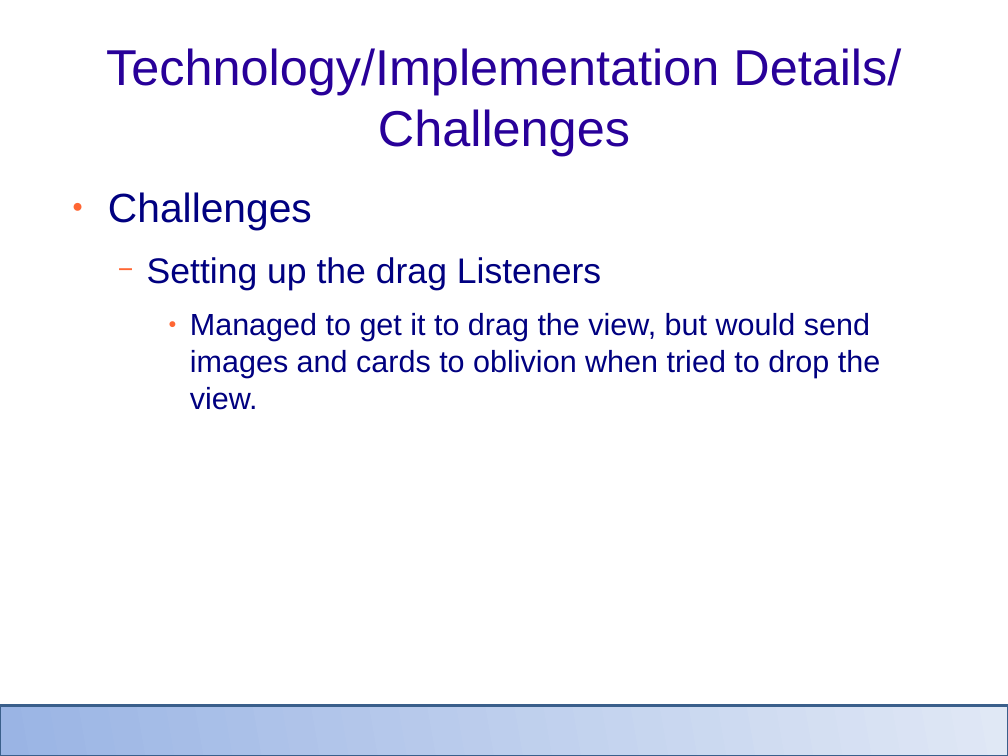
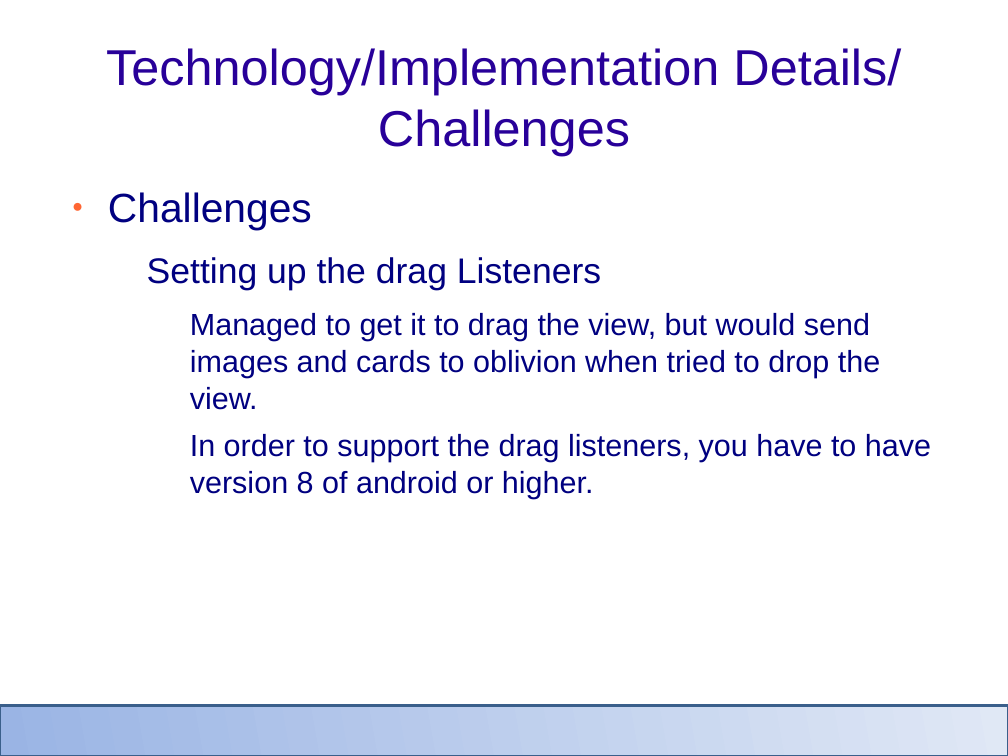
Before and after one commit to atbaird/ATBairdGUIFinalProject, a slide deck: slide 5 of Documentation/Final Presentation.odp. Drawn at 1008x756 pixels with LibreOffice and Linux fonts; fonts in the diff are those of the drawing; background and template pictures are left out. Boxes give left, top, right and bottom in pixels: in the first picture for what was removed or moved away, otherwise in the second. Text is boxed around its words. In the diff, an @@ line names an element or a change of style, - is before the commit and + after.

```diff
--- a/Documentation/Final Presentation.odp
+++ b/Documentation/Final Presentation.odp
@@ text at [147,257,880,410]: bullet colour #FF6633 to #FFFFFF @@
@@ text at [190,434,931,498]: paragraph added @@
+    ● In order to support the drag listeners, you have to have version 8 of android or higher.
```
Also in this commit, not shown: 9 other slides changed, 7 slides removed, 1 other file.
